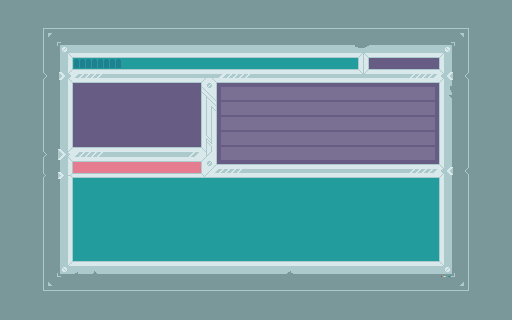
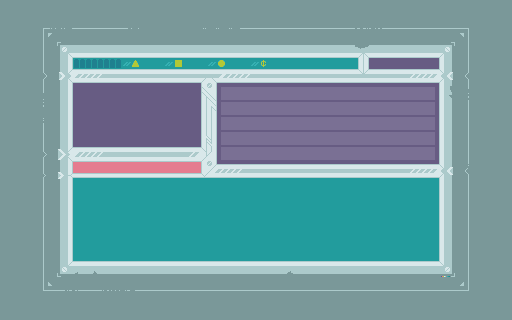
The second 512×320 image is a revision of the first. Changes to its layers:
painted on "Text Mask" over [123, 60, 266, 67]
painted on "Cracks" over [43, 28, 469, 291]
painted on "384x224" over [132, 60, 266, 67]
